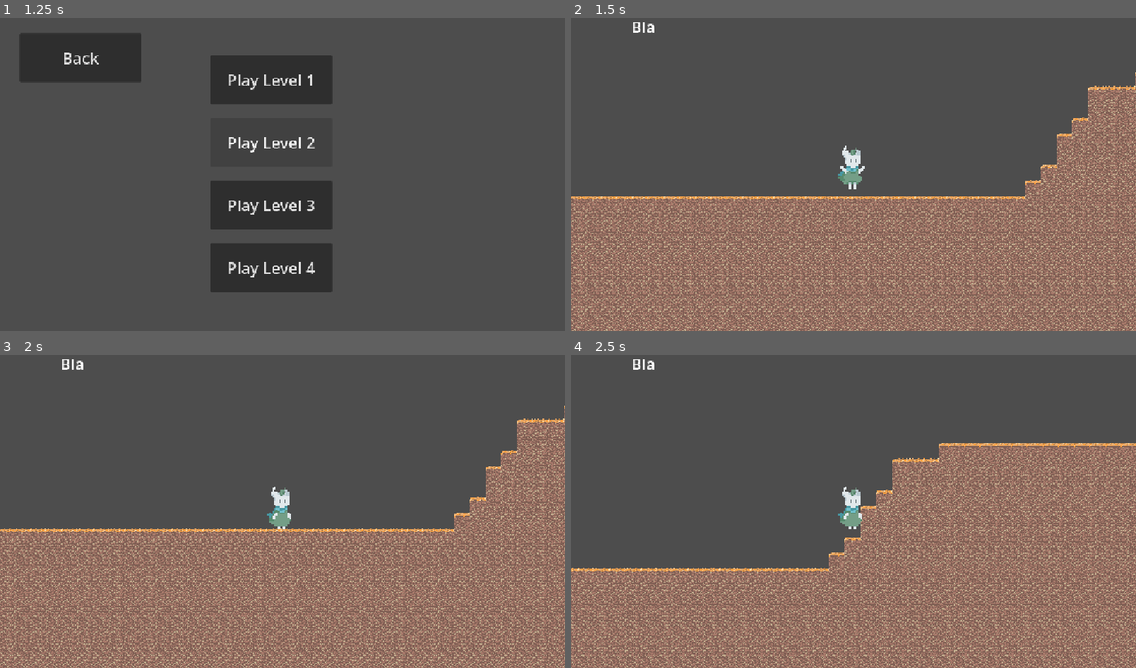
Above: before the commit, frames 1-4 (two rows, left to right).
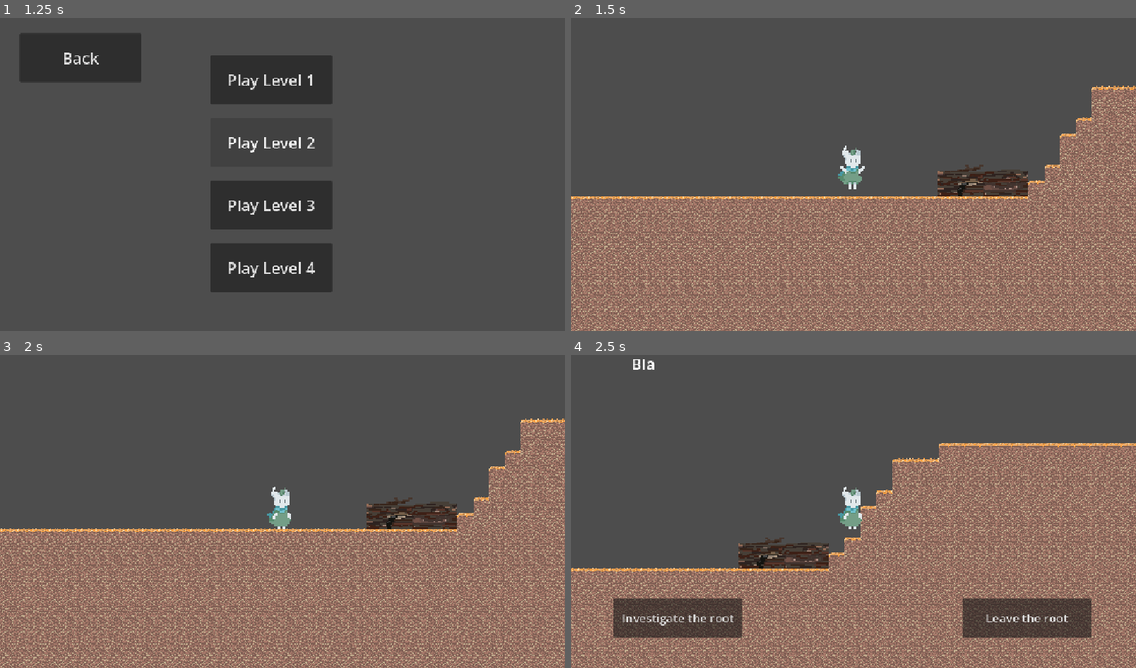
Above: after the commit, the same moments.

Repository: assembakr00/fall-jam
Game: Godot game, scene res://scenes/gui/menus/main_menu.tscn
Same seed, same stepped clock (60 frames per second), same inputs: the game is played once before the commit and once after it.
Inputs:
- Up to frame 1 (1.25 s): click "Play" at 0.5 s
- Up to frame 2 (1.5 s): click "Play Level 1" at 1.25 s
- Up to frame 3 (2 s): no input
- Up to frame 4 (2.5 s): hold D (move_right) from 2.03 s (still down); hold Shift (sprint) from 2.03 s (still down); tap Space (jump) at 2.27 s

Frame 1 is identical in both runs. In frame 2, 30% of the frame differs, in the area x 0-100%, y 1-100%; in frame 3, 31%; in frame 4, 6.6%.

Commit message:
Added root and choices that appear when you are close to the root

Diff:
--- a/scenes/areas_in_world/level_1.tscn
+++ b/scenes/areas_in_world/level_1.tscn
@@ -4,6 +4,7 @@
 [ext_resource type="PackedScene" uid="uid://cbatlw163lxtd" path="res://scenes/player/player.tscn" id="1_weabw"]
 [ext_resource type="Texture2D" uid="uid://cxj2ow0xk0grg" path="res://assets/tiles/dirt_tilemap.png" id="2_81law"]
 [ext_resource type="Texture2D" uid="uid://cbvfywuuac0am" path="res://assets/tiles/root.png" id="3_ce23n"]
+[ext_resource type="Texture2D" uid="uid://dpyfai7ox6j1x" path="res://assets/tiles/root+black.png" id="4_ce23n"]
 
 [sub_resource type="TileSetAtlasSource" id="TileSetAtlasSource_ce23n"]
 texture = ExtResource("2_81law")
@@ -38,13 +39,30 @@
 sources/0 = SubResource("TileSetAtlasSource_ce23n")
 sources/1 = SubResource("TileSetAtlasSource_wscyj")
 
+[sub_resource type="RectangleShape2D" id="RectangleShape2D_v5vfr"]
+size = Vector2(184, 42)
+
 [node name="Level1" type="Node2D" unique_id=2089379257]
 script = ExtResource("1_hkc2u")
 
 [node name="TileMapLayer" type="TileMapLayer" parent="." unique_id=319818116]
-position = Vector2(31, -2)
-tile_map_data = PackedByteArray("AAD2/wIAAAACAAAAAAD3/wIAAAA …(45936 unchanged characters)… DAAAAAAAyABIAAAADAAAAAAAyABMAAAADAAAAAAA=")
+position = Vector2(38, -2)
+tile_map_data = PackedByteArray("AAD2/wIAAAACAAAAAAD3/wIAAAA …(45936 unchanged characters)… DAAAAAAAyABIAAAADAAAAAAAyABMAAAADAAAAAAAGAAAAAgAAAAAAAAAGAAEAAgAAAAEAAAAHAAAAAgABAAAAAAAHAAEAAgABAAEAAAAIAAAAAgACAAAAAAAIAAEAAgACAAEAAAAJAAAAAgADAAAAAAAJAAEAAgADAAEAAAA=")
 tile_set = SubResource("TileSet_rglt0")
 
 [node name="Player" parent="." unique_id=1346119174 instance=ExtResource("1_weabw")]
 position = Vector2(1, -2)
+
+[node name="BlackenedRoot" type="Area2D" parent="." unique_id=639090626]
+position = Vector2(265, 16)
+
+[node name="CollisionShape2D" type="CollisionShape2D" parent="BlackenedRoot" unique_id=225968046]
+position = Vector2(1, 16)
+shape = SubResource("RectangleShape2D_v5vfr")
+
+[node name="Sprite2D" type="Sprite2D" parent="BlackenedRoot" unique_id=1909399761]
+position = Vector2(1, 3)
+scale = Vector2(2.875, 2.875)
+texture = ExtResource("4_ce23n")
+
+[connection signal="body_entered" from="BlackenedRoot" to="." method="_on_blackened_root_body_entered"]
--- a/scenes/player/player.tscn
+++ b/scenes/player/player.tscn
@@ -143,6 +143,9 @@
 "speed": 5.0
 }]
 
+[sub_resource type="CircleShape2D" id="CircleShape2D_v5vfr"]
+radius = 92.39589
+
 [node name="Player" type="CharacterBody2D" unique_id=1346119174]
 script = ExtResource("1_dovo2")
 
@@ -154,7 +157,7 @@
 [node name="PlayerSprite" type="AnimatedSprite2D" parent="." unique_id=793539911]
 scale = Vector2(3.3749998, 3.3749995)
 sprite_frames = SubResource("SpriteFrames_iytbh")
-animation = &"idle"
+animation = &"fall"
 
 [node name="Camera" type="Camera2D" parent="." unique_id=291714380]
 
@@ -163,3 +166,40 @@
 offset_top = -324.0
 offset_right = -576.0
 offset_bottom = -324.0
+
+[node name="InteractArea" type="Area2D" parent="." unique_id=415614189]
+
+[node name="InteractCollision" type="CollisionShape2D" parent="InteractArea" unique_id=1208143218]
+shape = SubResource("CircleShape2D_v5vfr")
+
+[node name="Choices" type="Control" parent="." unique_id=1947165150]
+visible = false
+layout_mode = 3
+anchors_preset = 0
+offset_left = -576.0
+offset_top = -324.0
+offset_right = 576.0
+offset_bottom = 324.0
+
+[node name="Investigate" type="Button" parent="Choices" unique_id=1248258255]
+layout_mode = 0
+offset_left = 87.0
+offset_top = 506.0
+offset_right = 349.0
+offset_bottom = 586.0
+theme_override_font_sizes/font_size = 24
+text = "Investigate the root"
+
+[node name="Leave" type="Button" parent="Choices" unique_id=2106306735]
+layout_mode = 0
+offset_left = 799.0
+offset_top = 506.0
+offset_right = 1061.0
+offset_bottom = 586.0
+theme_override_font_sizes/font_size = 24
+text = "Leave the root"
+
+[connection signal="area_entered" from="InteractArea" to="." method="_on_interact_area_area_entered"]
+[connection signal="area_exited" from="InteractArea" to="." method="_on_interact_area_area_exited"]
+[connection signal="pressed" from="Choices/Investigate" to="." method="_on_investigate_pressed"]
+[connection signal="pressed" from="Choices/Leave" to="." method="_on_leave_pressed"]
--- a/scripts/areas_in_world/level_1.gd
+++ b/scripts/areas_in_world/level_1.gd
@@ -1,6 +1,6 @@
 extends Node2D
 
-var touched_root = true
+var touched_root = false
 
 # Called when the node enters the scene tree for the first time.
 func _ready() -> void:
--- a/scripts/globals.gd
+++ b/scripts/globals.gd
@@ -1,4 +1,8 @@
 extends Node
+
+var can_interact_with_root = false
+
+var root_status = false
 
 # Called when the node enters the scene tree for the first time.
 func _ready() -> void:
@@ -7,7 +11,7 @@
 
 # Called every frame. 'delta' is the elapsed time since the previous frame.
 func _process(delta: float) -> void:
-	pass
+	can_interact_with_root = !root_status and can_interact_with_root
 
 var level_1_text = {
 	"0text": "Bla",
--- a/scripts/player/player.gd
+++ b/scripts/player/player.gd
@@ -18,6 +18,8 @@
 	move_and_slide()
 	_update_animation()
 
+func _process(delta: float) -> void:
+	$Choices.visible = globals.can_interact_with_root
 
 func _update_animation() -> void:
 	var animated_sprite: AnimatedSprite2D = $PlayerSprite
@@ -64,3 +66,23 @@
 		animated_sprite.flip_h = true
 	elif velocity.x > 0:
 		animated_sprite.flip_h = false
+
+
+func _on_interact_area_area_entered(area: Area2D) -> void:
+	if area.name == "BlackenedRoot":
+		globals.can_interact_with_root = true
+		print("Player can interact")
+
+
+func _on_interact_area_area_exited(area: Area2D) -> void:
+	if area.name == "BlackenedRoot":
+		globals.can_interact_with_root = false
+		print("Player can't interact")
+
+
+func _on_investigate_pressed() -> void:
+	globals.root_status = "investigate"
+
+
+func _on_leave_pressed() -> void:
+	globals.root_status = "leave"
